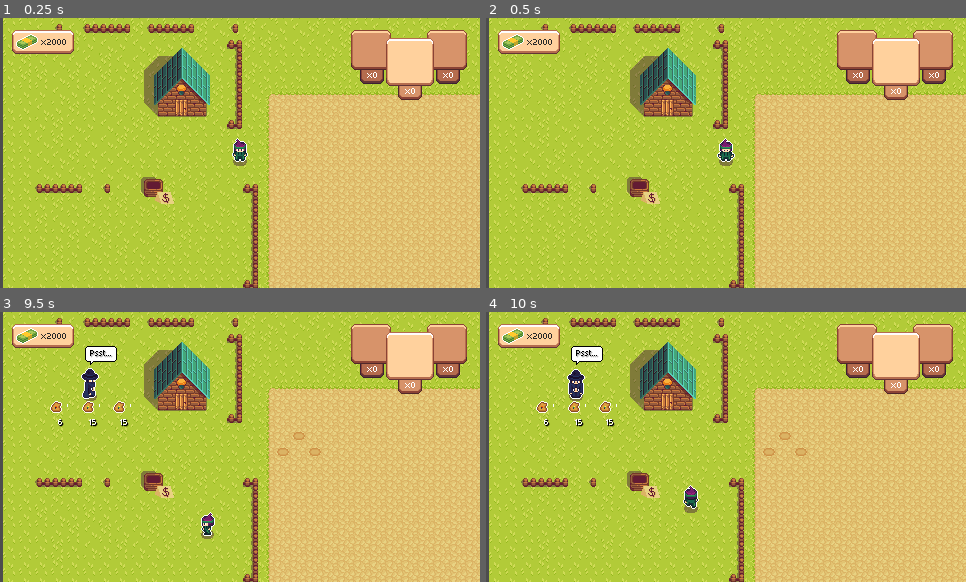
Above: before the commit, frames 1-4 (two rows, left to right).
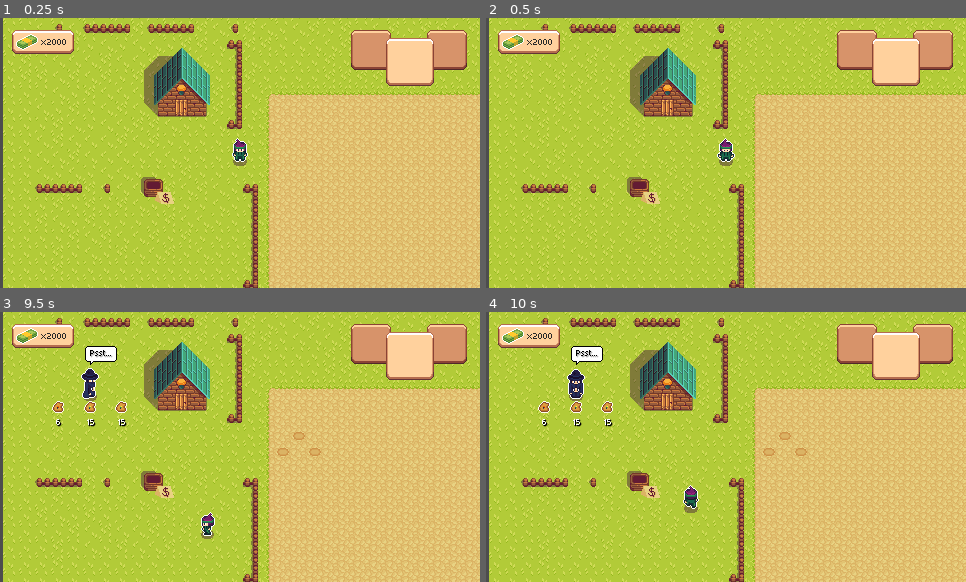
Above: after the commit, the same moments.

Repository: Jukaio/GGJ2024
Game: Godot game, scene res://scenes/entry_point.tscn
Same seed, same stepped clock (60 frames per second), same inputs: the game is played once before the commit and once after it.
Inputs:
- Up to frame 1 (0.25 s): no input
- Up to frame 2 (0.5 s): no input
- Up to frame 3 (9.5 s): tap Enter at 0.5 s; hold D (right) 0.53-1.28 s; tap Space (interact) at 0.6, 1.35, 2.3, 3.05, 3.6, 4.35, 5.3, 6.05, 6.6, 7.35, 8.3, 9.05 s; hold S (down) 1.28-2.03 s; hold D (right) 2.03-2.78 s; tap E (inv_next) at 2.1, 5.1, 8.1 s; hold W (up) 2.78-3.53 s; tap Q (inv_prev) at 2.85, 5.85, 8.85 s; hold A (left) 3.53-5.03 s; hold S (down) 5.03-5.78 s; hold D (right) 5.78-6.53 s; hold W (up) 6.53-7.28 s; hold D (right) 7.28-8.03 s; hold S (down) 8.03-8.78 s; hold A (left) from 8.78 s (still down)
- Up to frame 4 (10 s): release A (left) at 9.53 s; hold W (up) from 9.53 s (still down); tap Space (interact) at 9.6 s

The runs differ from the first frame. In frame 1, 0.8% of the frame differs, in the area x 75-96%, y 19-31%; in frame 2, 0.8%; in frame 3, 1.1%, in the area x 10-96%, y 19-43%; in frame 4, 1.1%.

Commit message:
PUSH!

Diff:
--- a/scenes/ui_canvas_layer.tscn
+++ b/scenes/ui_canvas_layer.tscn
@@ -1,8 +1,9 @@
-[gd_scene load_steps=8 format=3 uid="uid://d22g6rpmpao2e"]
+[gd_scene load_steps=9 format=3 uid="uid://d22g6rpmpao2e"]
 
 [ext_resource type="Script" path="res://scripts/UI.gd" id="1_83ydr"]
 [ext_resource type="Texture2D" uid="uid://b844hqqnsenbc" path="res://textures/buttons free.png" id="2_hv1n6"]
 [ext_resource type="Texture2D" uid="uid://ckaavsdn2d5qe" path="res://textures/base free.png" id="4_4nijn"]
+[ext_resource type="Texture2D" uid="uid://drmpbcho0q5sm" path="res://sprites/bucks.png" id="4_hb78k"]
 [ext_resource type="Texture2D" uid="uid://ci0nemkkasqiu" path="res://textures/gui_free.png" id="4_sucp4"]
 [ext_resource type="Texture2D" uid="uid://dygh2vf2flars" path="res://sprites/Mushroom_Inventory.png" id="5_pqwk4"]
 [ext_resource type="FontFile" uid="uid://cyescrgav85ig" path="res://fonts/AsepriteFont.ttf" id="5_yrnwt"]
@@ -127,8 +128,7 @@
 
 [node name="Sprite2D" type="Sprite2D" parent="AspectRatioContainer/VBoxContainer/Top Half/HBoxContainer/Top Left/MarginContainer/Panel2/NinePatchRect"]
 position = Vector2(15, 11.9983)
-texture = ExtResource("5_pqwk4")
-region_enabled = true
+texture = ExtResource("4_hb78k")
 region_rect = Rect2(52, 31, 24, 18)
 
 [node name="Panel" type="Panel" parent="AspectRatioContainer/VBoxContainer/Top Half/HBoxContainer/Top Left/MarginContainer"]
@@ -180,7 +180,7 @@
 position = Vector2(20, 20)
 scale = Vector2(2, 2)
 texture = ExtResource("5_pqwk4")
-hframes = 5
+hframes = 4
 vframes = 5
 frame = 6
 script = ExtResource("7_7qf6i")
@@ -233,7 +233,7 @@
 position = Vector2(20, 20)
 scale = Vector2(2, 2)
 texture = ExtResource("5_pqwk4")
-hframes = 5
+hframes = 4
 vframes = 5
 frame = 2
 script = ExtResource("7_7qf6i")
@@ -287,7 +287,7 @@
 position = Vector2(24, 24.0003)
 scale = Vector2(2, 2)
 texture = ExtResource("5_pqwk4")
-hframes = 5
+hframes = 4
 vframes = 5
 frame = 10
 script = ExtResource("7_7qf6i")
--- a/scripts/UI.gd
+++ b/scripts/UI.gd
@@ -51,9 +51,12 @@
 	return false
 
 func add_item(item : int, count : int):
-	for inv_item in inventory:
+	for index in range(0, inventory.size()):
+		var inv_item = inventory[index]
 		if inv_item.x == item:
 			inv_item.y += count
+			print(inv_item.y)
+			inventory[index] = inv_item
 			return
 
 	inventory.append(Vector2i(item, count))
@@ -78,13 +81,16 @@
 		else:
 			hotbar_slots[i].visible = false
 
+		var parent = hotbar_slots[i].counter_label.get_parent() as Control
+		parent.visible = hotbar_slots[i].visible
+
+
 var g_last_money : int = -123
 
 func set_money_text(value : int):
 	if g_last_money != value:
 		money_text.text = "x%d" % min(value, 9999)
 		g_last_money = value
-
 
 func _process(delta):
 	if Input.is_action_just_pressed("inv_prev"):
--- a/scripts/hoe_tool.gd
+++ b/scripts/hoe_tool.gd
@@ -92,10 +92,12 @@
 	return current_field_cell == Vector2i(1, 0) && plant != null && !plant.visible
 
 func highlight(tileMap: TileMap):
-	var target_position = player_character.position + (player_character.lookDirection * hoeLength)
+	var target_position = player_character.global_position + (player_character.lookDirection * hoeLength)
+
+	tileMap.to_local(target_position)
+
 	var idx = tileMap.local_to_map(target_position)
 	var highlightPosition = tileMap.map_to_local(idx)
-
 	highlightNode.visible = true
 	highlightNode.global_position = highlightPosition
 
Binary file changed: sprites/Mushroom_Inventory.png
Binary file added: sprites/bucks.png
Not shown, added: sprites/bucks.png.import
